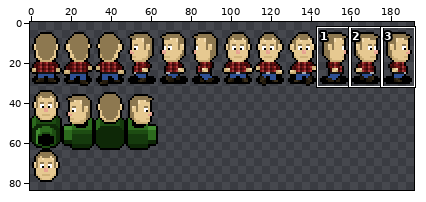
Sprite sheet, stored at game/assets/images/players/vinny.png. The picture above shows the old version from afar; the outline marks the close-up.
Close-up. Before the edit:
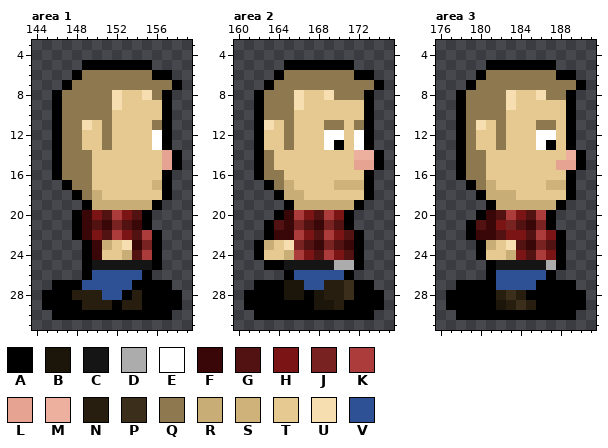
The file is 192x96 pixels. Colours within 5 levels of each other are drawn and written as one. Shown: area 1: x 144..159, y 3..31; area 2: x 160..175, y 3..31; area 3: x 176..191, y 3..31. The wide view leaves out empty margins. The commit also changed other parts of the picture, which this record leaves out.
Palette (. is transparent): A #000000  B #1c150a  C #151515  D #acacac  E #ffffff  F #390707  G #521212  H #7b1414  J #792222  K #ac3c3c  L #e6a391  M #edaf9e  N #271e0f  P #3b2f1b  Q #8d7850  R #c9ad76  S #cfb279  T #e6c991  U #f6deb1  V #2e5094
Pixels before, area 1, first column x 145:
 5 ....AAAAAAA...
 6 ...AQQQQQQQAA.
 7 ..AQQQQQQQQQQA
 8 .AQQQQQUTTUQA.
 9 .AQQQQQUTTTTA.
10 .AQQQQQTTTTTA.
11 .AQQUTQTTTTQA.
12 .AQQTTQTTTTEA.
13 .AQQTTQTTTTEA.
14 .AQQQTTTTTTTLA
15 .AQQQTTTTTTTLA
16 .AQQQTTTTTTTA.
17 ..AQQTTTTTTSA.
18 ...AQRTTTTTTA.
19 ....ARRRRRRA..
20 ...AFHGKHGA...
21 ...AFGFJGFA...
22 ...AFHGKHGKA..
23 ....AFRTUFJA..
24 ....AFTTRGKA..
25 ....ACCCCCCA..
26 ....AVVVVVA...
27 .AAAVVVVVAAAA.
28 AAANNNVVANAAAA
29 AAAANNNANNAAAA
30 .AAAAAAAAAAAA.
Pixels before, area 2, first column x 161:
 5 ....AAAAAAA...
 6 ...AQQQQQQQAA.
 7 ..AQQQQQQQQQQA
 8 .AQQQUTTUQQQA.
 9 .AQQQUTTTTTTA.
10 .AQQQTTTTTTTA.
11 .AUTQTTTQQTQA.
12 .ATTQTTTEETEA.
13 .ATTQTTTEATEA.
14 .AQTTTTTTTTMMA
15 .AQTTTTTTTTLLA
16 .AQQTTTTTTTTA.
17 ..AQRTTTTSSSA.
18 ...ARRTTTTTTA.
19 ....ARRRRRRA..
20 ...AFKHGKHA...
21 ..AGFJGFJGA...
22 ..AFFKHGKHGA..
23 .ARTUJGFJGFA..
24 .ATTRKHGKHGA..
25 ..AACCCCCDDA..
26 ....AVVVVVA...
27 .AAABBVVNNPAA.
28 AAAABBABNNPAAA
29 AAAAAAABBNAAAA
30 .AAAAAAAAAAAA.
Pixels before, area 3, first column x 177:
 5 ....AAAAAAA...
 6 ...AQQQQQQQAA.
 7 ..AQQQQQQQQQQA
 8 .AQQQQUTTUQQA.
 9 .AQQQQUTTTTTA.
10 .AQQQQTTTTTTA.
11 .AQUTQTTTQQTA.
12 .AQTTQTTTEETA.
13 .AQTTQTTTEATA.
14 .AQQTTTTTTTTMA
15 .AQQTTTTTTTLLA
16 .AQQTTTTTTTTA.
17 ..AQRTTTTTSSA.
18 ...ARRRTTTTTA.
19 ....ARRRRRRA..
20 ...AFGKHGKA...
21 ..AGFHJGFJA...
22 ..AFFGHHGKHA..
23 ...ARTUGFJGA..
24 ...ATTRHGKHA..
25 ....ACCCCCDA..
26 ....AVVVVVA...
27 .AAAAVVVVAAAA.
28 AAAAANPNAAAAAA
29 AAAAABNPNAAAAA
30 .AAAAAAAAAAAA.
And afterwards:
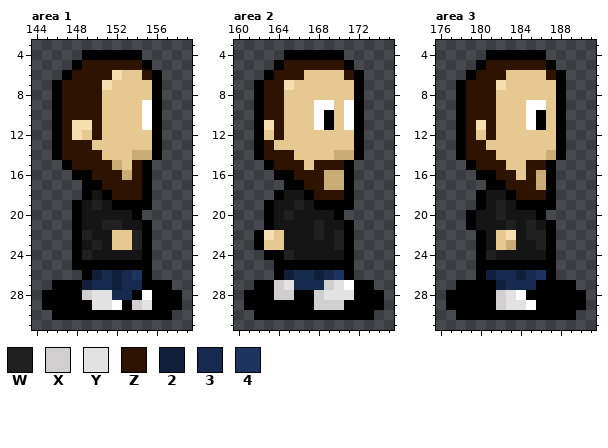
Colours new in this view: W #202020  X #d0cece  Y #e2e2e2  Z #2e1301  2 #101f3c  3 #162a50  4 #1d3461
Diff:
Changed rows in their new state; - is an unchanged pixel.
Area 1:
first column x 146:
 4 ---AAAAAA----
 5 --AZZZZZZ----
 6 -AZZZZUTTZ-.-
 7 AZZZZUTTTTA..
 8 -ZZZZTT--TA.-
 9 -ZZZZTT--EA.-
10 -ZZZZT---EA.-
11 -ZU-ZT---EA.-
12 -ZU-ZT----A.-
13 -ZZZ-T----A.-
14 -ZZZZ---RRA..
15 .AZZZZR-ZA...
16 ..AAZZZRZA..-
17 -..AAZZZZA..-
18 --.ACAZZZA..-
19 --ACWCAAAA.--
20 ---CCCCCA.---
21 ---CCWWCC----
22 ---WCCTTWA.--
23 --ACWC-TWA.--
24 --AWCCCCCA.--
25 --A-AAAAAA.--
26 ----23234----
27 ---233233----
28 --AXYY33AE---
29 ---AYYEAXY---
Area 2:
first column x 162:
 4 ---AAAAAA----
 5 --AZZZZZZ----
 6 -AZZZTTTTZ-.-
 7 AZZUTTTTTTA..
 8 -ZZTT--TTTA.-
 9 -ZZTT-EE-EA.-
10 -ZZT--EA-EA.-
11 --ZT--EATEA.-
12 --ZT---TT-A.-
13 -Z-T---TT-A.-
14 -ZZZ----RRA..
15 .AZZZ-ZZZA...
16 ..AAZZZRRA..-
17 -..AAZZRRA..-
18 ---CCAZZZA..-
19 -ACCWCAAAA.--
20 -ACWCCCCA.---
21 --CCCCWCC----
22 AUTCCCWCWA.--
23 -T-CCCCCWA.--
24 .AAWCCCCCA.--
25 -.-AAAAAAA.--
26 --A233234----
27 --XY333XYE---
28 --XXA-XYYY---
29 ------XXX----
Area 3:
first column x 178:
 4 ---AAAAAA----
 5 --AZZZZZZ----
 6 -AZZZTTTTZ-.-
 7 AZZZUTTTTTA..
 8 -ZZZTT--TTA.-
 9 -ZZZTT-EE-A.-
10 -ZZZT--EA-A.-
11 -Z-ZT--EATA.-
12 -Z-ZT---TTA.-
13 -ZZ-T---TTA.-
14 -ZZZ-----RA..
15 .AZZZ--ZZA...
16 ..AAZZ-ZRA..-
17 -..AAZZZRA..-
18 ---CCAZZZA..-
19 --ACWCAAAA.--
20 -ACCWCCCA.---
21 --CCCWCWC----
22 -.ACTUCWWA.--
23 ---C-RCCWA.--
24 ---WCCCCCA.--
25 --A-AAAAAA.--
26 --A233234----
27 ----2333-----
28 ----XYE------
29 ----XYYE-----
Boxes around the changes in both close-ups, in picture pixels (x1, y1, x2, y2):
changed: (52, 50, 182, 310)
changed: (254, 50, 384, 310)
changed: (456, 50, 586, 310)
